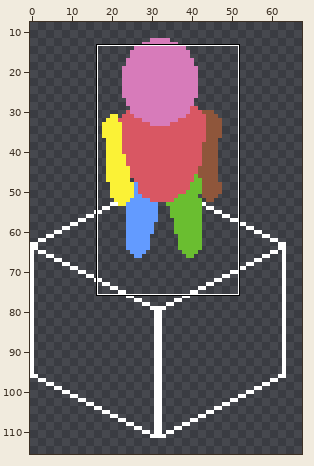
Pixel-art file, stored at assets/sprites/player/player-sprite-sheet.aseprite. The first picture is a wide view before the edit; the outline marks the close-up.
Close-up. Old version:
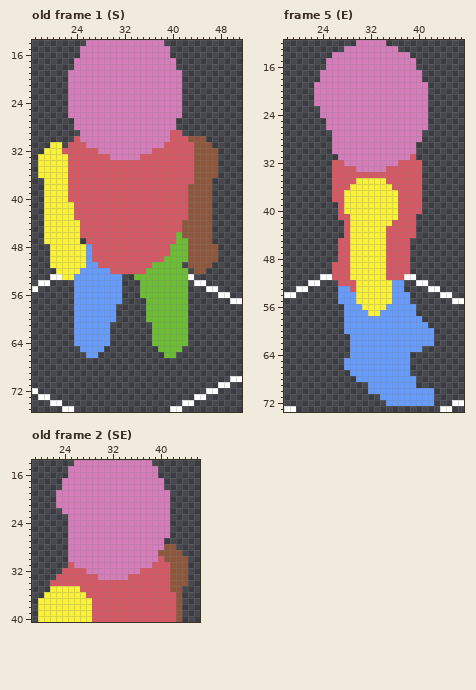
512x256 pixels, 10 frames. Shown: old frame 1 (S): x 17..51, y 14..75; frame 5 (E): x 18..47, y 12..73; old frame 2 (SE): x 19..46, y 14..40. The wide view leaves out empty margins. The commit also changed other frames or places, which this record leaves out.
The result:
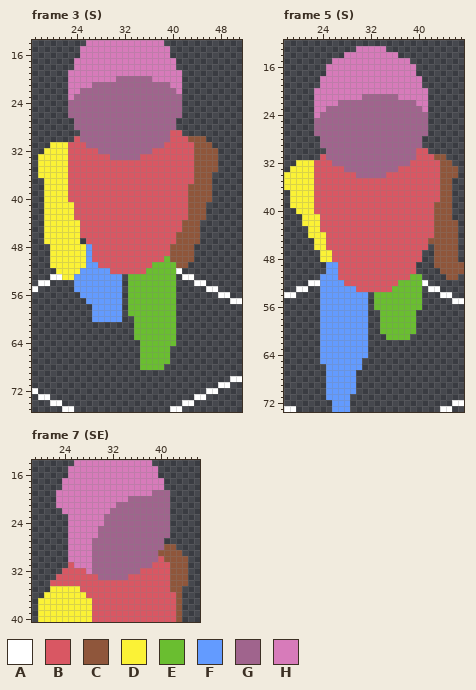
Palette (. is transparent): A #ffffff  B #d95763  C #8f563b  D #fbf236  E #6abe30  F #639bff  G #a0648d  H #d77bba
A new or re-ordered frame is compared with the old frame closest to it.
Commit: art: character animation sketch 40%
Difference:
frames re-ordered
Changed rows in their new state; - is an unchanged pixel.
Frame 3 (S) against old frame 1 (S):
first column x 22:
20 ---------GGGGGG-----------
21 -----GGGGGGGGGGGGG--------
22 ---GGGGGGGGGGGGGGGG-------
23 --GGGGGGGGGGGGGGGGGG------
24 -GGGGGGGGGGGGGGGGGGG------
25 -GGGGGGGGGGGGGGGGGGG------
26 -GGGGGGGGGGGGGGGGGGG------
27 --GGGGGGGGGGGGGGGGG-------
28 --GGGGGGGGGGGGGGGGG-------
29 ---GGGGGGGGGGGGGGG--------
30 ---GGGGGGGGGGGGGGG--------
31 D---GGGGGGGGGGGGG---------
32 D-----GGGGGGGGG-----------
33 --------GGGGG-------------
36 -------------------------.
first column x 24:
41 ----------------------.-
42 ----------------------.-
43 ----------------------.-
44 ---------------------..-
45 ---------------------..-
46 -----------------C---..-
47 -----------------CC--..-
48 ----------------CCC-....
49 ----------------CCC-....
50 ----------------CCC-....
51 -----------------CC....-
52 -----------------A.-..--
53 ---------E-------.A-----
54 ---------EE------..-----
55 ---------EE------..-----
56 .--------EE------..-----
57 ..-------EEE-----..-----
58 ...----F-EEE-----..-----
59 ...----F-EEE-----..-----
60 ...----F--EE-----..-----
61 ......----EEE----..-----
62 ......----EEE----..-----
63 ......----EEE----..-----
64 ......-----EE----..-----
65 -....------EEE--..------
66 --..-------EEEE-.-------
67 -----------EEEEE--------
68 -----------EEEE---------
Frame 5 (S):
first column x 18:
12 ------------.....-------------
13 ----------..-----..-----------
14 --------..---------..---------
15 -------.-------------.--------
17 ------.---------------.-------
19 -----.-----------------.------
21 -------------GGGGGG-----------
22 ---------GGGGGGGGGGGGG--------
23 -----H-GGGGGGGGGGGGGGGG-------
24 -----HGGGGGGGGGGGGGGGGGG------
25 -----GGGGGGGGGGGGGGGGGGG------
26 -----GGGGGGGGGGGGGGGGGGG------
27 -----GGGGGGGGGGGGGGGGGGG------
28 ------GGGGGGGGGGGGGGGGG-------
29 ------GGGGGGGGGGGGGGGGG-------
30 -------GGGGGGGGGGGGGGGBB------
31 ------BGGGGGGGGGGGGGGGBBBCC---
32 --DDDBBBGGGGGGGGGGGGG--BBBCC--
33 -DDDDBBB--GGGGGGGGG----BBBCCC-
34 DDDDDBBB----GGGGG------BBBCCC-
35 DDDDDBBB----BBBBB------BBBCC--
36 DDDDDBBB---BBBBBBB-----BBBCC--
37 -DDDDBBB--BBBBBBBBB----BBBCC--
38 -DDDDBBB--BBBBBBBBB----BBBCC--
39 -DDDDBBBB-BBBBBBBBB----BBCCC--
40 --DDDBBBB-BBBBBBBBB----BBCCC--
41 ---DDDBBB--BBBBBBBB---BBBCCC--
42 ---DDDBBBB-BBBBBBB----BBBCCCC-
43 ----DDBBBB-BBBBBB-----BBBCCCC-
44 ----DDDBBB-BBBBBB-----BBBCCCC-
45 -----DDBB--BBBBBB----BBBCCCCC-
46 -----DDBB--BBBBBB----BBB-CCCC-
47 ------DDB--BBBBBB----BB--CCCC-
48 ------DDB--BBBBBB----BB--CCCC-
49 -------FF--BBBBBB----B---CCCCC
50 -------FF--BBBBBB----B----CCCC
51 ------FFF--BBBBBB---BEE----CC-
52 ------FFFF--BBBBBBBEEEE-------
53 ------FFF--FBBBBBBEEEEE-------
54 ------FFF---FF.EEEEEEEE-------
55 ------FFF---FF.EEEEEEEE-------
56 ------FFFF---F.EEEEEEEE-------
57 ------FFFF----..EEEEEE--------
58 ------FFFF----..EEEEEE.-------
59 ------FFFF----..EEEEEE..------
60 ------FFFF----..EEEEEE...-----
61 ------FFFFF---...EEEE....-----
62 ------FFFFF---...........-----
63 ------FFFFF---.........-------
64 ------FFFFF---.......---------
65 ------FFFF---........---------
66 -------FFF---........---------
67 -------FFFF-.........---------
68 -------FFFFF..........--------
69 -------FFFFF--........--------
70 -------FFFFF--...........-----
71 -------FFFF-----.........-----
72 --------FFF------........-----
73 --------FFF-------------------
Frame 7 (SE) against old frame 2 (SE), layer "Face":
first column x 29:
19 ----------GGG
20 ------GGGGGGG
21 ----GGGGGGGGG
22 ---GGGGGGGGGG
23 --GGGGGGGGGGG
24 --GGGGGGGGGGG
25 -GGGGGGGGGGGG
26 -GGGGGGGGGGGG
27 GGGGGGGGGGGG-
28 GGGGGGGGGGGG-
29 GGGGGGGGGGG--
30 GGGGGGGGGGG--
31 GGGGGGGGGG---
32 GGGGGGGG-----
33 -GGGGG-------
Where, in picture pixels (left, top, right, bottom), the same in both close-ups:
changed: (62, 76, 182, 160)
erased: (212, 172, 218, 178)
changed: (74, 202, 218, 370)
changed: (284, 40, 464, 412)
changed: (92, 490, 170, 580)
